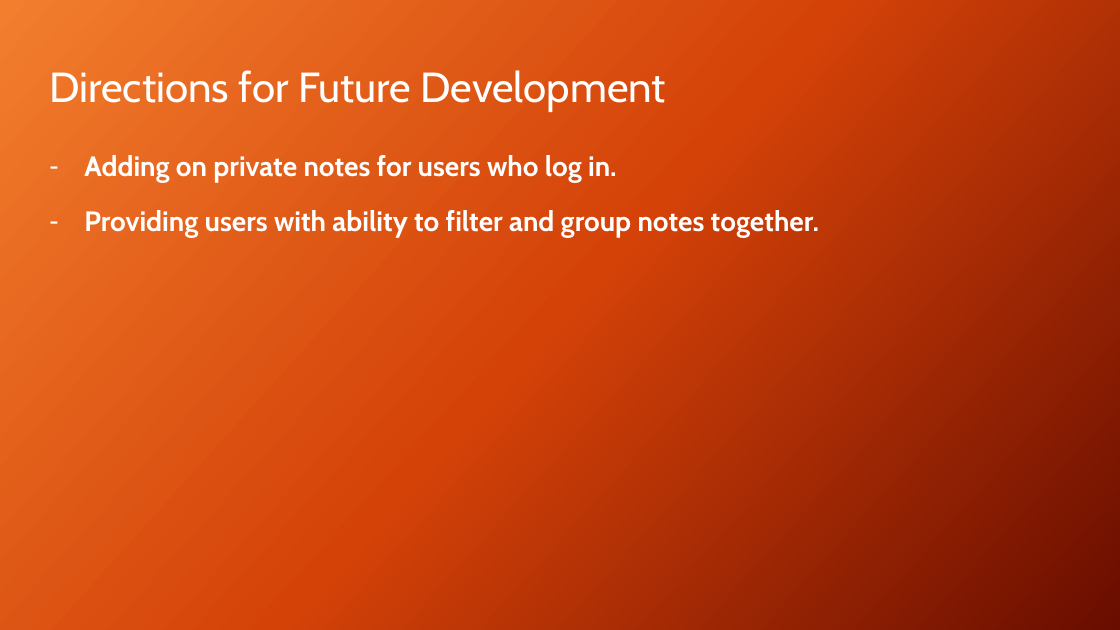
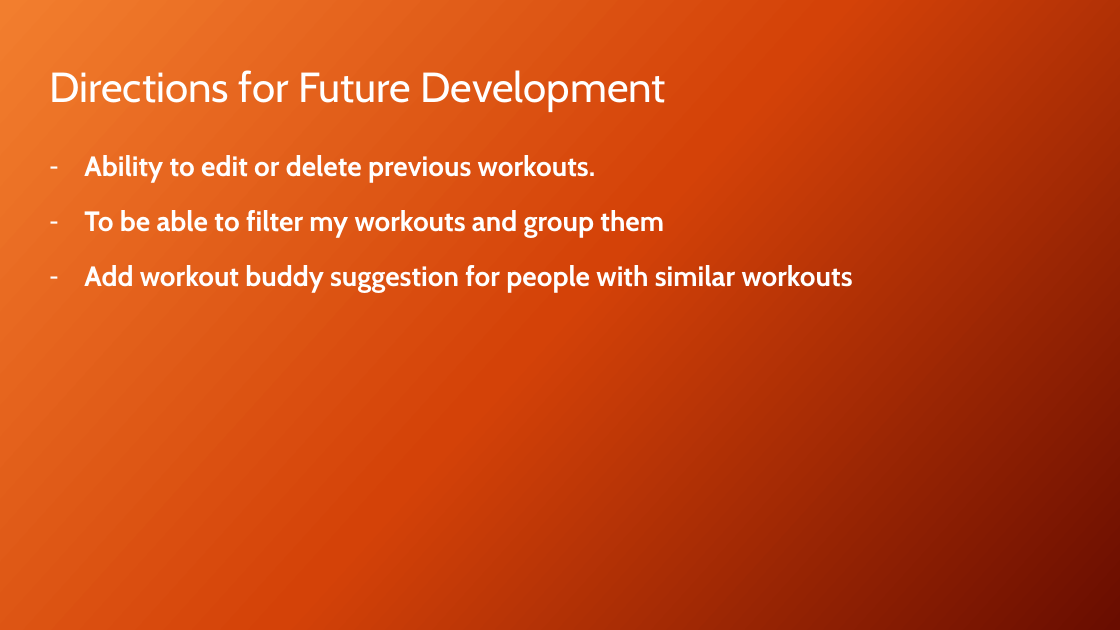
Before and after one commit to stephenw987/Fitness-Tracker, a slide deck: slide 6 of assets/Project03.pptx. Drawn at 1120x630 pixels with LibreOffice and Linux fonts; fonts in the diff are those of the drawing; background and template pictures are left out. Boxes give left, top, right and bottom in pixels: in the first picture for what was removed or moved away, otherwise in the second. Text is boxed around its words. In the diff, an @@ line names an element or a change of style, - is before the commit and + after.

```diff
--- a/assets/Project03.pptx
+++ b/assets/Project03.pptx
@@ text at bbox=[84, 155, 853, 293]: text changed @@
-– Adding on private notes for users who log in.
-– Providing users with ability to filter and group notes together.
+– Ability to edit or delete previous workouts.
+– To be able to filter my workouts and group them
+– Add workout buddy suggestion for people with similar workouts
```
Also in this commit, not shown: 5 other slides changed.
